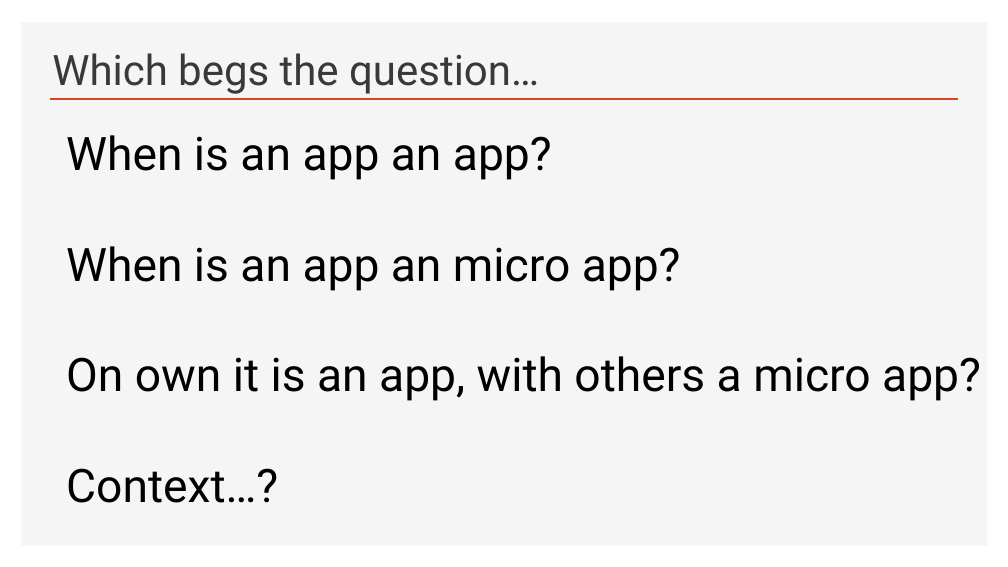
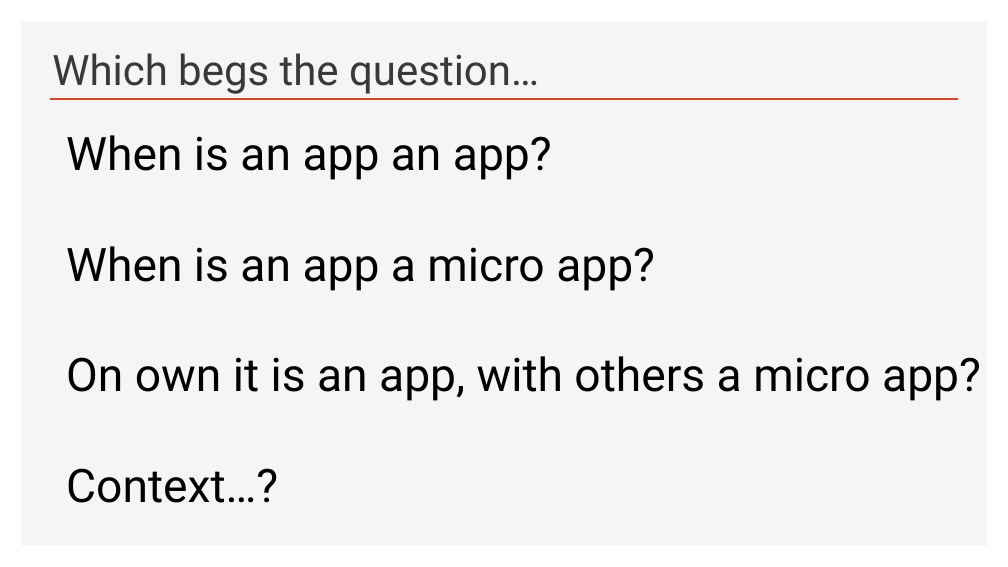
Before and after one commit to iwswordpress/ndc-london-web-components, a slide deck: slide 15 of talk.pptx. Drawn at 1008x567 pixels with LibreOffice and Linux fonts; fonts in the diff are those of the drawing. Boxes give left, top, right and bottom in pixels: in the first picture for what was removed or moved away, otherwise in the second. Text is boxed around its words. In the diff, an @@ line names an element or a change of style, - is before the commit and + after.

```diff
--- a/talk.pptx
+++ b/talk.pptx
@@ text at (x1=66, y1=246, x2=655, y2=291): text changed @@
-When is an app an micro app?
+When is an app a micro app?
```
Also in this commit, not shown: 3 other slides changed, 1 other file.
